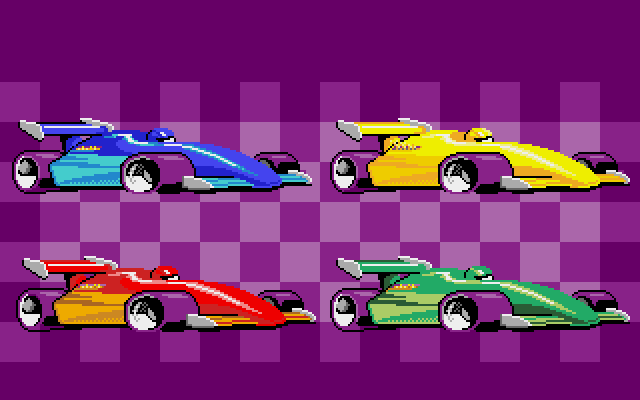
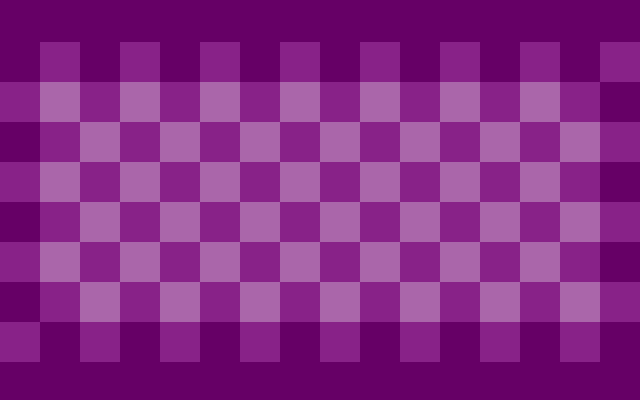
Layered file, before and after one edit (640 x 400). Changes by layer:
hid "Pasted Layer copy" over [330, 256, 630, 332]
hid "Pasted Layer" over [16, 256, 316, 332]
added layer "Pasted Layer #1" above "Background" over [12, 42, 640, 194]
added layer "Background" above "grab0001.png" over [12, 42, 640, 332]
hid "grab0001.png" over [12, 42, 640, 332]
